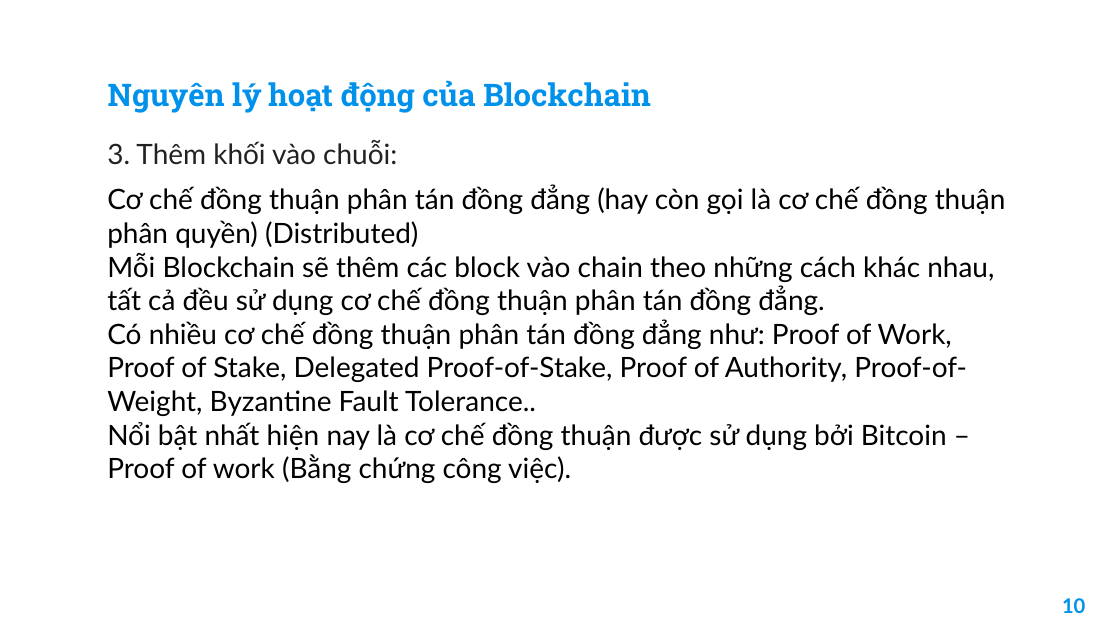
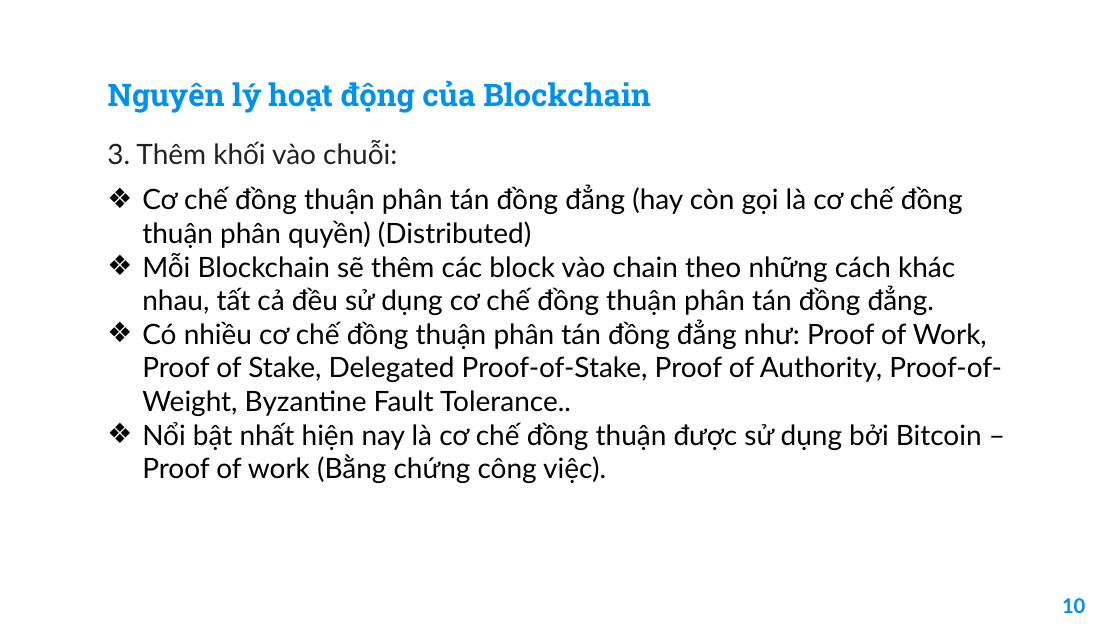
Before and after one commit to TccKaiCi/blockChainWallet, a slide deck: slide 11 of atbmhttt2.pptx. Drawn at 1120x630 pixels with LibreOffice and Linux fonts; fonts in the diff are those of the drawing; background and template pictures are left out. Boxes give left, top, right and bottom in pixels: in the first picture for what was removed or moved away, otherwise in the second. Text is boxed around its words. In the diff, an @@ line names an element or a change of style, - is before the commit and + after.

```diff
--- a/atbmhttt2.pptx
+++ b/atbmhttt2.pptx
@@ text "Cơ chế đồng thuận phân ..." at box(142, 185, 1002, 483): bullet none to ❖ @@
```
Also in this commit, not shown: 4 other slides changed, 8 other files.
